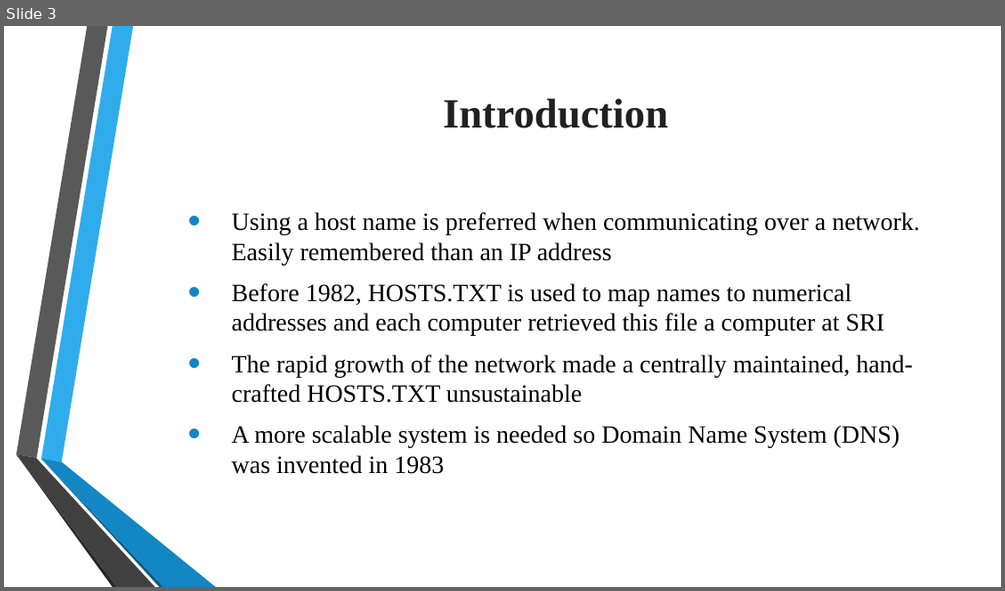
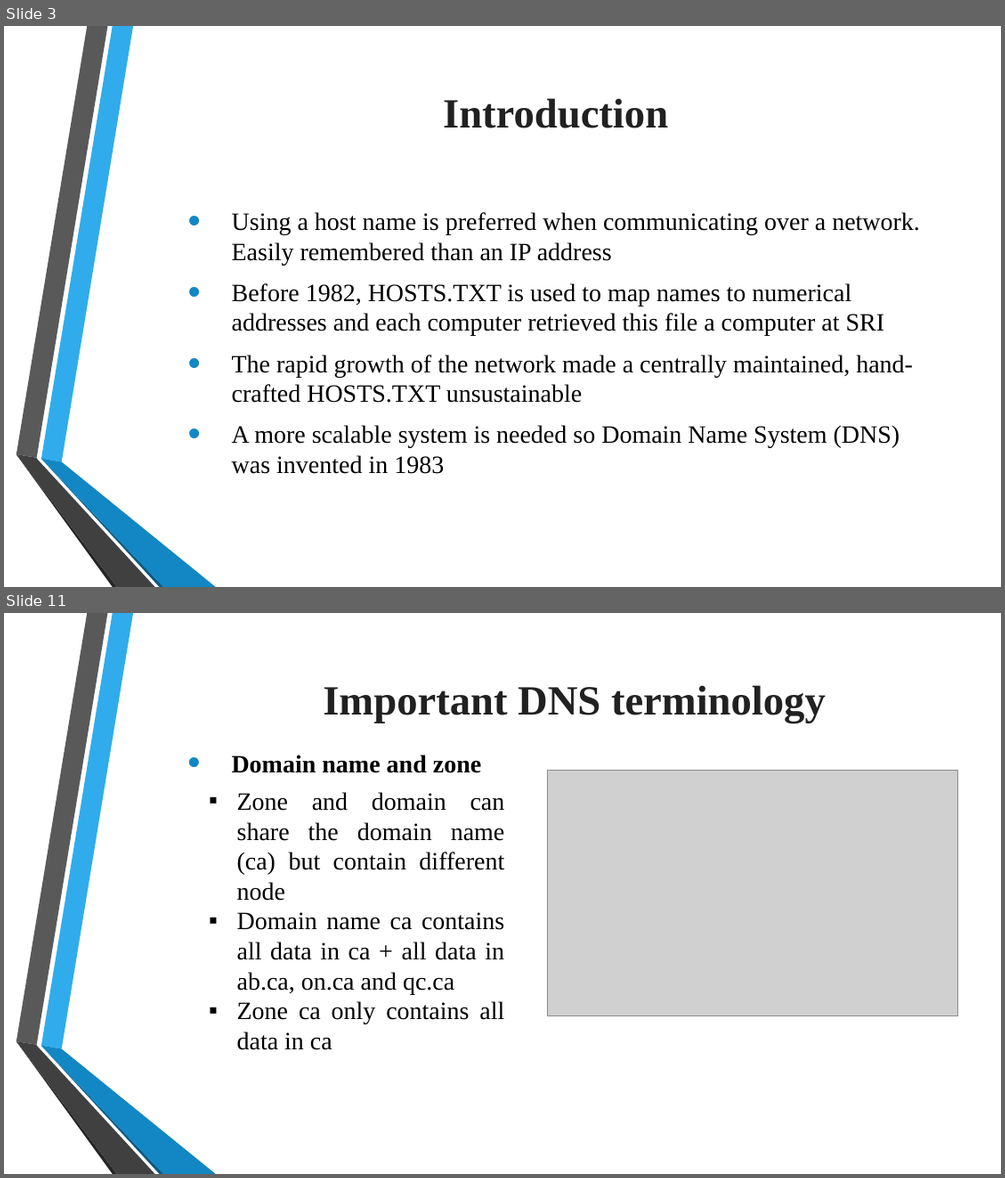
Before and after one commit to tiendatdk3493/Tai_Lieu, a slide deck: Domain Name System (DNS).pptx. Shown one above the other, each under a label of ours: slide 3 before the commit, slides 3 and 11 after it; the slides between them are not shown. The pictures are 1005x591 and 1005x1178 pixels, drawn with LibreOffice and Linux fonts; fonts in the diff are those of the drawing; grey boxes stand for pictures; background and template pictures are left out. Boxes give left, top, right and bottom in pixels: in the first picture for what was removed or moved away, otherwise in the second. Text is boxed around its words. In the diff, an @@ line names an element or a change of style, - is before the commit and + after.

```diff
--- a/Domain Name System (DNS).pptx
+++ b/Domain Name System (DNS).pptx
@@ slide 11 added at bbox=[4, 613, 1001, 1174], background picture (left out); not listed: 6 template elements that a slide beside it also shows @@
@@ text added at bbox=[323, 685, 825, 723], 40 pt, text #212121, bold @@
+  Important DNS terminology
@@ text added at bbox=[232, 755, 481, 773], 24 pt, text #000000, bold @@
+  • Domain name and zone
@@ picture added at bbox=[547, 770, 957, 1015] @@
@@ text added at bbox=[237, 792, 505, 1050], 24 pt, text #000000 @@
+  ▪ Zone and domain can share the domain name (ca) but contain different node
+  ▪ Domain name ca contains all data in ca + all data in ab.ca, on.ca and qc.ca
+  ▪ Zone ca only contains all data in ca
```
Also in this commit, not shown: 2 slides changed, 15 other slides added.
